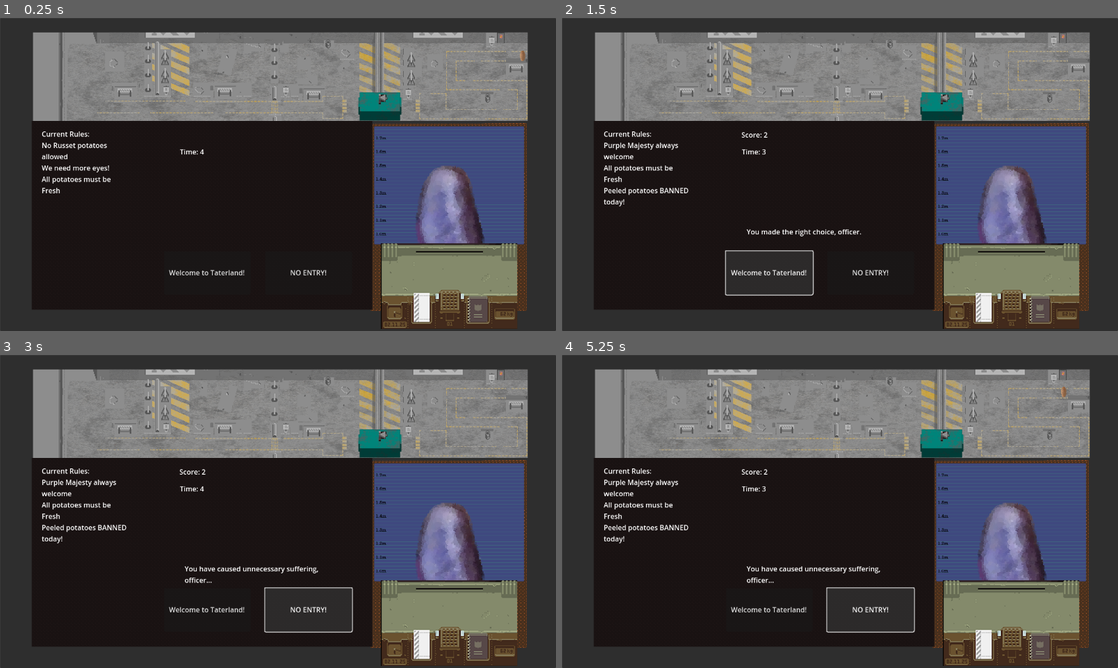
Above: before the commit, frames 1-4 (two rows, left to right).
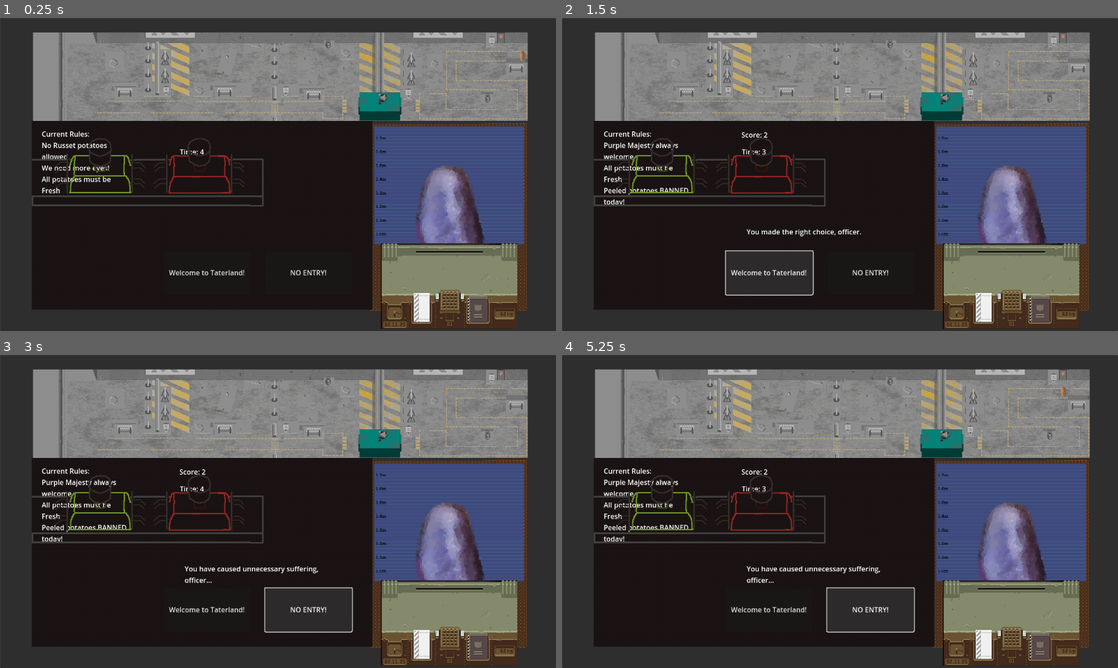
Above: after the commit, the same moments.

Repository: Lost-Rabbit-Digital/SpudCustoms
Game: Godot game, scene res://mainGame.tscn
Same seed, same stepped clock (60 frames per second), same inputs: the game is played once before the commit and once after it.
Inputs:
- Up to frame 1 (0.25 s): no input
- Up to frame 2 (1.5 s): click "Welcome to Taterland!" at 0.5 s; click "Welcome to Taterland!" at 1.25 s
- Up to frame 3 (3 s): click "Welcome to Taterland!" at 2 s; click "NO ENTRY!" at 2.75 s
- Up to frame 4 (5.25 s): no input

The runs differ from the first frame. In frame 1, 1.4% of the frame differs, in the area x 5-48%, y 38-61%; in frame 2, 1.4%; in frame 3, 1.4%; in frame 4, 1.4%.

Commit message:
Added stamps

Diff:
--- a/mainGame.tscn
+++ b/mainGame.tscn
@@ -12,6 +12,7 @@
 [ext_resource type="PackedScene" uid="uid://c07b46wsf1fc1" path="res://PotatoPerson.tscn" id="9_bxbx1"]
 [ext_resource type="Script" path="res://QueueManager.gd" id="10_a4p7n"]
 [ext_resource type="Texture2D" uid="uid://dk0dn60svbwgm" path="res://potato_interaction_table.png" id="12_cxpwc"]
+[ext_resource type="Texture2D" uid="uid://cghrrmwbg3mxy" path="res://stamps.png" id="13_00po3"]
 
 [sub_resource type="Curve2D" id="Curve2D_x3wa3"]
 _data = {
@@ -144,6 +145,10 @@
 position = Vector2(1034, 616)
 texture = ExtResource("12_cxpwc")
 
+[node name="Stamps" type="Sprite2D" parent="."]
+position = Vector2(646, 364)
+texture = ExtResource("13_00po3")
+
 [connection signal="timeout" from="Timer" to="." method="_on_timer_timeout"]
 [connection signal="pressed" from="Button (WelcomeButton)" to="." method="_on_button_welcome_button_pressed"]
 [connection signal="pressed" from="Button (NoEntryButton)" to="." method="_on_button_no_entry_button_pressed"]
Not shown: 1 places in mainGame.tscn that only renumber resources
Binary file added: stamps.png
Not shown, added: stamps.png.import
